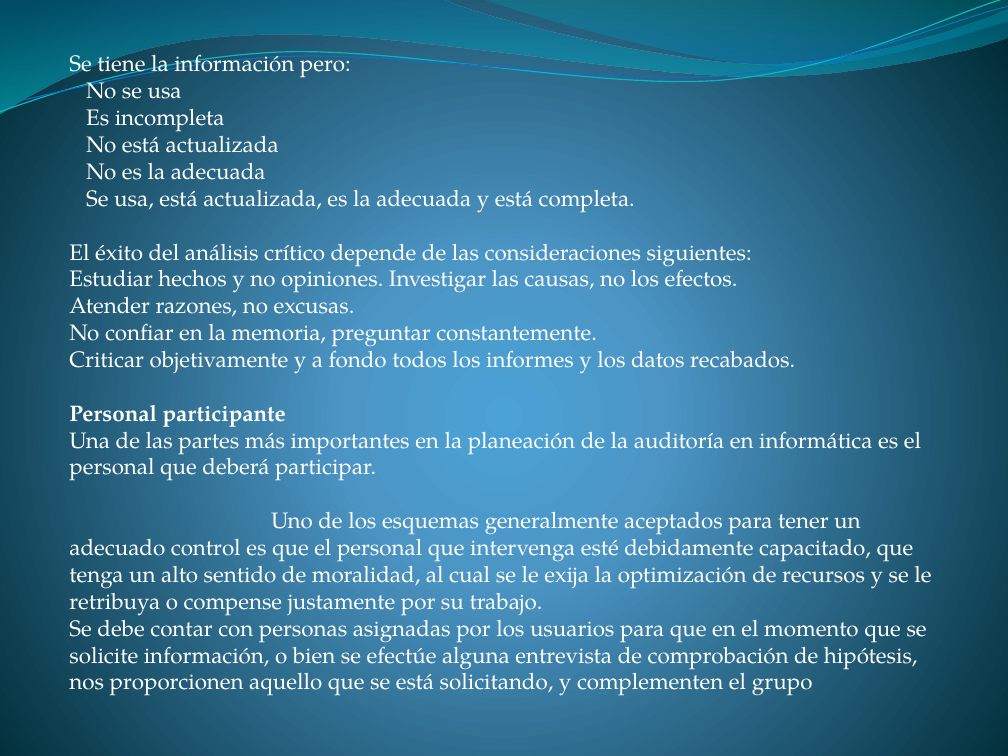
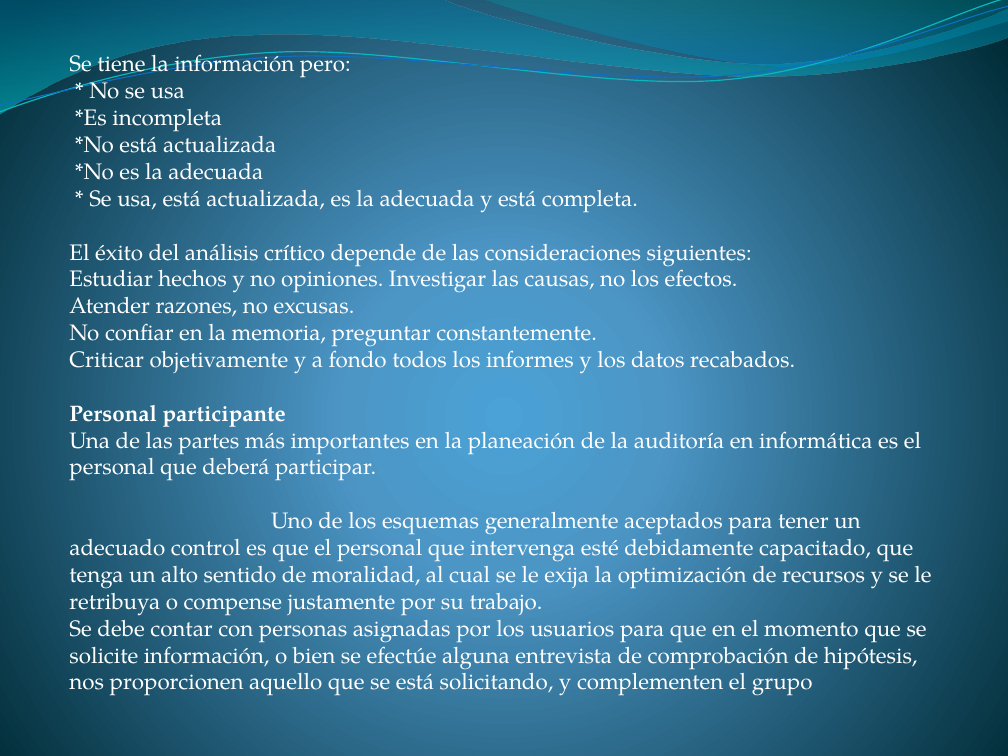
Before and after one commit to lc850/auditoria, a slide deck: slide 20 of Metodología para el desarrollo e implantación en la.pptx. Drawn at 1008x756 pixels with LibreOffice and Linux fonts; fonts in the diff are those of the drawing. Boxes give left, top, right and bottom in pixels: in the first picture for what was removed or moved away, otherwise in the second. Text is boxed around its words. In the diff, an @@ line names an element or a change of style, - is before the commit and + after.

```diff
--- a/Metodología para el desarrollo e implantación en la.pptx
+++ b/Metodología para el desarrollo e implantación en la.pptx
@@ text at <box>75,75,638,213</box>: text changed @@
-No se usa
-Es incompleta
-No está actualizada
-No es la adecuada
-Se usa, está actualizada, es la adecuada y está completa.
+* No se usa
+*Es incompleta
+*No está actualizada
+*No es la adecuada
+* Se usa, está actualizada, es la adecuada y está completa.
```
Also in this commit, not shown: 4 other slides changed.
